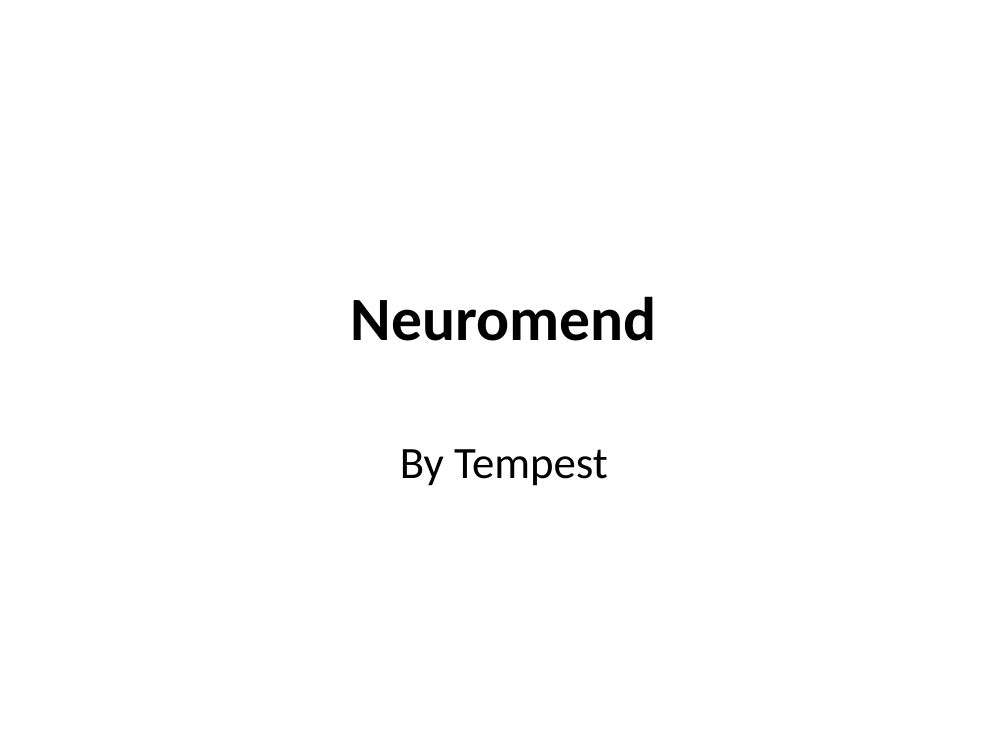
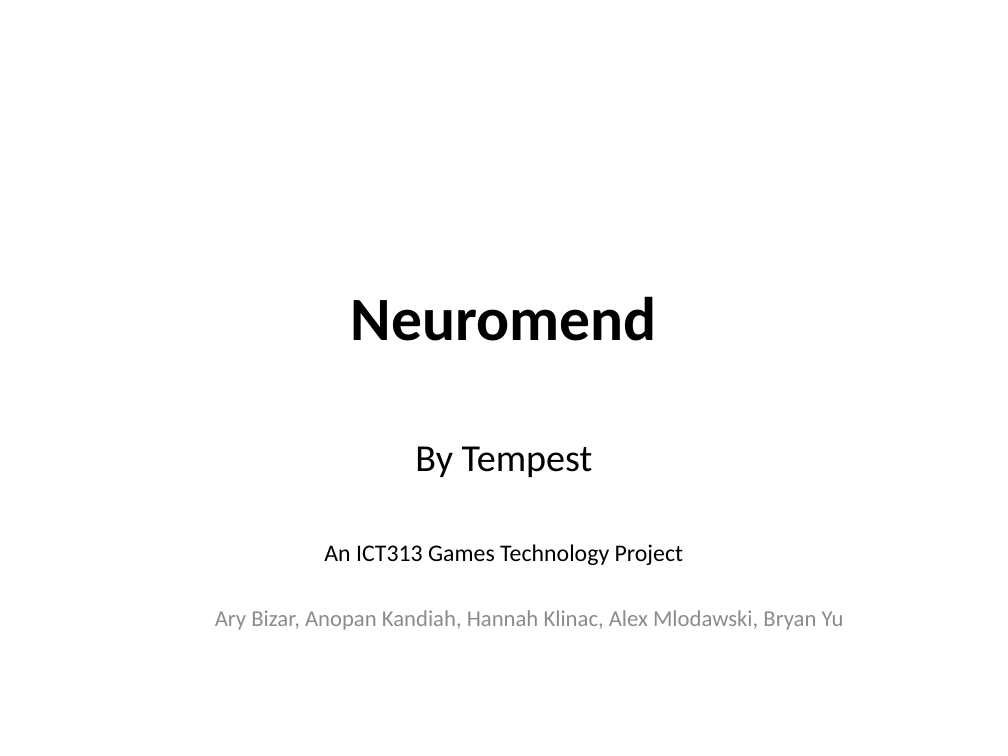
Before and after one commit to Hankli/VirtualEnvironments-Project, a slide deck: slide 1 of Documents/Presentations/Mock Presentation.pptx. Drawn at 1008x756 pixels with LibreOffice and Linux fonts; fonts in the diff are those of the drawing; background and template pictures are left out. Boxes give left, top, right and bottom in pixels: in the first picture for what was removed or moved away, otherwise in the second. Text is boxed around its words. In the diff, an @@ line names an element or a change of style, - is before the commit and + after.

```diff
--- a/Documents/Presentations/Mock Presentation.pptx
+++ b/Documents/Presentations/Mock Presentation.pptx
@@ subtitle "By Tempest": place and size @@
-subtitle "By Tempest" at [400,449,608,486]
+subtitle "By Tempest" at [215,446,844,630]
@@ subtitle at [415,446,593,477]: size 32 to 27.2 pt in "By Tempest" @@
@@ subtitle at [215,544,844,630]: paragraphs added @@
+An ICT313 Games Technology Project
+  Ary Bizar, Anopan Kandiah, Hannah Klinac, Alex Mlodawski, Bryan Yu
```
Also in this commit, not shown: 3 other slides changed, 11 slides added, 6 slides removed.
